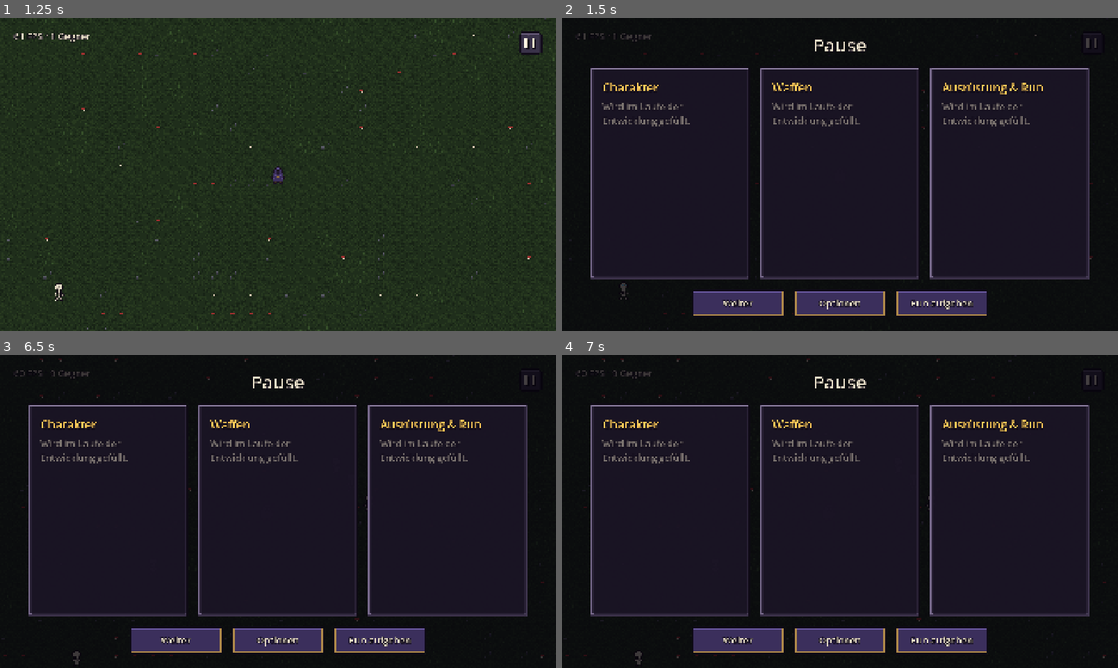
Above: before the commit, frames 1-4 (two rows, left to right).
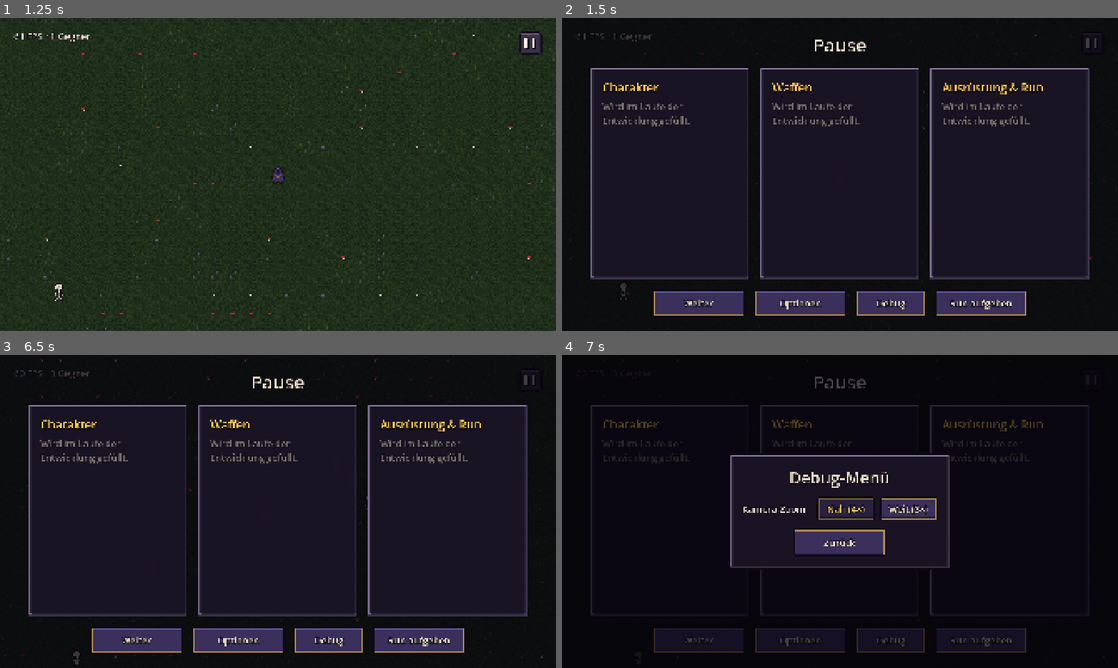
Above: after the commit, the same moments.

Repository: Slydee23/android-bullet-heaven
Game: Godot game, scene res://ui/main_menu.tscn
The game is run twice, just before and just after one commit, with the same random seed, the same clock (stepped at 60 frames per second) and the same inputs.
Inputs (mouse positions are in pixels of both pictures, inside the frame that each line leads up to):
- Up to frame 1 (1.25 s): click "Run starten" at 0.5 s
- Up to frame 2 (1.5 s): click (1090, 43) at 1.25 s
- Up to frame 3 (6.5 s): click "Weiter" at 2 s; move the mouse to (400, 495) at 2.77 s; hold D 2.78-3.5 s; click (400, 495) at 2.92 s; drag from (166, 527) to (250, 574) at 3.52 s; move the mouse to (333, 442) at 4.27 s; hold D 4.28-5 s; drag from (250, 574) to (111, 464) at 5.02 s; move the mouse to (444, 558) at 5.77 s; hold A from 5.78 s (still down); tap Escape (ui_cancel) at 6.4 s
- Up to frame 4 (7 s): release A at 6.5 s; click (890, 639) at 6.5 s, where only the run after the commit has a clickable "Debug"

Frame 1 is identical in both runs. In frame 2, 2.6% of the frame differs, in the area x 16-84%, y 87-96%; in frame 3, 2.6%; in frame 4, 12%, in the area x 0-98%, y 1-99%.

Commit message:
M3a+: debug menu with camera zoom comparison
Co-Authored-By: Claude Opus 5.5 <noreply@anthropic.com>

Diff:
--- a/localization/translations.csv
+++ b/localization/translations.csv
@@ -21,3 +21,8 @@
 PAUSE_ABANDON,Run aufgeben
 PAUSE_ABANDON_CONFIRM,Wirklich aufgeben?
 DEBUG_FPS,%d FPS · %d Gegner
+PAUSE_DEBUG,Debug
+DEBUG_TITLE,Debug-Menü
+DEBUG_CAMERA_ZOOM,Kamera-Zoom
+DEBUG_ZOOM_NEAR,Nah (4×)
+DEBUG_ZOOM_FAR,Weit (3×)
--- /dev/null
+++ b/scripts/debug_menu.gd
@@ -0,0 +1,38 @@
+extends Control
+## Debug-Menü: nur in Test-Builds (aus Godot gestartet) erreichbar. Testwerte zum Ausprobieren, wächst mit dem Spiel.
+
+signal closed
+
+const PixelUI := preload("res://scripts/pixel_ui.gd")
+
+var _closing := false
+
+@onready var zoom_near_button: Button = %ZoomNearButton
+@onready var zoom_far_button: Button = %ZoomFarButton
+@onready var back_button: Button = %BackButton
+
+
+func _ready() -> void:
+	theme = PixelUI.make_theme()
+
+	zoom_near_button.button_pressed = is_equal_approx(Settings.camera_zoom, Settings.ZOOM_NEAR)
+	zoom_far_button.button_pressed = is_equal_approx(Settings.camera_zoom, Settings.ZOOM_FAR)
+
+	zoom_near_button.pressed.connect(Settings.set_camera_zoom.bind(Settings.ZOOM_NEAR))
+	zoom_far_button.pressed.connect(Settings.set_camera_zoom.bind(Settings.ZOOM_FAR))
+	back_button.pressed.connect(close)
+
+
+func close() -> void:
+	if _closing:
+		return
+	_closing = true
+	closed.emit()
+	queue_free()
+
+
+func _unhandled_input(event: InputEvent) -> void:
+	# Esc am PC bzw. Zurück-Geste am Handy (siehe BackGesture)
+	if event.is_action_pressed("ui_cancel"):
+		get_viewport().set_input_as_handled()
+		close()
--- a/scripts/pause_menu.gd
+++ b/scripts/pause_menu.gd
@@ -5,6 +5,7 @@
 
 const PixelUI := preload("res://scripts/pixel_ui.gd")
 const OPTIONS_MENU := preload("res://ui/options_menu.tscn")
+const DEBUG_MENU := preload("res://ui/debug_menu.tscn")
 const MAIN_MENU := "res://ui/main_menu.tscn"
 
 ## Zweites Antippen von „Run aufgeben“ bestätigt (schützt vor versehentlichem Aufgeben)
@@ -12,6 +13,7 @@
 
 @onready var resume_button: Button = %ResumeButton
 @onready var options_button: Button = %OptionsButton
+@onready var debug_button: Button = %DebugButton
 @onready var abandon_button: Button = %AbandonButton
 
 
@@ -21,6 +23,9 @@
 	resume_button.pressed.connect(close)
 	options_button.pressed.connect(_on_options_pressed)
 	abandon_button.pressed.connect(_on_abandon_pressed)
+	# Debug-Menü nur in Test-Builds, nicht in einer späteren Veröffentlichung
+	debug_button.visible = OS.is_debug_build()
+	debug_button.pressed.connect(func() -> void: add_child(DEBUG_MENU.instantiate()))
 
 
 func close() -> void:
--- a/scripts/run.gd
+++ b/scripts/run.gd
@@ -50,6 +50,8 @@
 	camera.limit_top = 0
 	camera.limit_right = int(arena.size.x)
 	camera.limit_bottom = int(arena.size.y)
+	_apply_zoom()
+	Settings.changed.connect(_apply_zoom)
 	camera.call_deferred("reset_smoothing")
 
 	pause_button.pressed.connect(open_pause_menu)
@@ -83,6 +85,11 @@
 	_pause_menu = PAUSE_MENU.instantiate()
 	_pause_menu.tree_exited.connect(func() -> void: _pause_menu = null)
 	hud.add_child(_pause_menu)
+
+
+## Zoom-Testwert aus dem Debug-Menü übernehmen (Spawn-Abstand passt sich über das sichtbare Rechteck von selbst an)
+func _apply_zoom() -> void:
+	camera.zoom = Vector2.ONE * Settings.camera_zoom
 
 
 func _build_ground() -> void:
--- a/scripts/settings.gd
+++ b/scripts/settings.gd
@@ -11,11 +11,16 @@
 ## Erhöhen, wenn sich das Dateiformat ändert (alte Dateien lassen sich dann umwandeln)
 const FILE_VERSION := 1
 const MIN_JOYSTICK_OPACITY := 0.2
+## Kamera-Zoom-Stufen zum Vergleichen (Debug-Menü): Nah zeigt weniger, Weit mehr Spielwelt
+const ZOOM_NEAR := 4.0
+const ZOOM_FAR := 3.0
 
 var joystick_mode := JoystickMode.FLOATING
 var joystick_side := JoystickSide.BOTH
 ## Deckkraft des Joysticks, 0.2..1.0
 var joystick_opacity := 1.0
+## Nur Testwert (Debug-Menü), bis der Zoom entschieden ist
+var camera_zoom := ZOOM_NEAR
 
 
 func _ready() -> void:
@@ -37,6 +42,9 @@
 		joystick_side = JoystickSide.LEFT
 	var opacity: float = config.get_value("controls", "joystick_opacity", joystick_opacity)
 	joystick_opacity = clampf(opacity, MIN_JOYSTICK_OPACITY, 1.0)
+	var zoom: float = config.get_value("debug", "camera_zoom", camera_zoom)
+	if is_equal_approx(zoom, ZOOM_NEAR) or is_equal_approx(zoom, ZOOM_FAR):
+		camera_zoom = zoom
 
 
 func save_settings() -> void:
@@ -45,6 +53,7 @@
 	config.set_value("controls", "joystick_mode", joystick_mode)
 	config.set_value("controls", "joystick_side", joystick_side)
 	config.set_value("controls", "joystick_opacity", joystick_opacity)
+	config.set_value("debug", "camera_zoom", camera_zoom)
 	# Sicher schreiben: erst temporäre Datei, dann ersetzen
 	var temp_path := PATH + ".tmp"
 	if config.save(temp_path) == OK:
@@ -67,6 +76,11 @@
 	_apply(persist)
 
 
+func set_camera_zoom(zoom: float) -> void:
+	camera_zoom = zoom
+	_apply()
+
+
 func _apply(persist := true) -> void:
 	if persist:
 		save_settings()
--- /dev/null
+++ b/ui/debug_menu.tscn
@@ -0,0 +1,82 @@
+[gd_scene format=3]
+
+[ext_resource type="Script" path="res://scripts/debug_menu.gd" id="1_script"]
+
+[sub_resource type="ButtonGroup" id="ButtonGroup_zoom"]
+
+[node name="DebugMenu" type="Control"]
+process_mode = 3
+layout_mode = 3
+anchors_preset = 15
+anchor_right = 1.0
+anchor_bottom = 1.0
+grow_horizontal = 2
+grow_vertical = 2
+script = ExtResource("1_script")
+
+[node name="Backdrop" type="ColorRect" parent="."]
+layout_mode = 1
+anchors_preset = 15
+anchor_right = 1.0
+anchor_bottom = 1.0
+grow_horizontal = 2
+grow_vertical = 2
+color = Color(0.02, 0.01, 0.04, 0.7)
+
+[node name="Center" type="CenterContainer" parent="."]
+layout_mode = 1
+anchors_preset = 15
+anchor_right = 1.0
+anchor_bottom = 1.0
+grow_horizontal = 2
+grow_vertical = 2
+
+[node name="Panel" type="PanelContainer" parent="Center"]
+layout_mode = 2
+
+[node name="Content" type="VBoxContainer" parent="Center/Panel"]
+layout_mode = 2
+theme_override_constants/separation = 28
+
+[node name="Title" type="Label" parent="Center/Panel/Content"]
+layout_mode = 2
+theme_override_font_sizes/font_size = 56
+text = "DEBUG_TITLE"
+horizontal_alignment = 1
+
+[node name="Grid" type="GridContainer" parent="Center/Panel/Content"]
+layout_mode = 2
+theme_override_constants/h_separation = 40
+theme_override_constants/v_separation = 20
+columns = 2
+
+[node name="ZoomLabel" type="Label" parent="Center/Panel/Content/Grid"]
+layout_mode = 2
+text = "DEBUG_CAMERA_ZOOM"
+
+[node name="ZoomButtons" type="HBoxContainer" parent="Center/Panel/Content/Grid"]
+layout_mode = 2
+theme_override_constants/separation = 16
+
+[node name="ZoomNearButton" type="Button" parent="Center/Panel/Content/Grid/ZoomButtons"]
+unique_name_in_owner = true
+custom_minimum_size = Vector2(200, 0)
+layout_mode = 2
+toggle_mode = true
+button_group = SubResource("ButtonGroup_zoom")
+text = "DEBUG_ZOOM_NEAR"
+
+[node name="ZoomFarButton" type="Button" parent="Center/Panel/Content/Grid/ZoomButtons"]
+unique_name_in_owner = true
+custom_minimum_size = Vector2(200, 0)
+layout_mode = 2
+toggle_mode = true
+button_group = SubResource("ButtonGroup_zoom")
+text = "DEBUG_ZOOM_FAR"
+
+[node name="BackButton" type="Button" parent="Center/Panel/Content"]
+unique_name_in_owner = true
+custom_minimum_size = Vector2(320, 96)
+layout_mode = 2
+size_flags_horizontal = 4
+text = "BUTTON_BACK"
--- a/ui/pause_menu.tscn
+++ b/ui/pause_menu.tscn
@@ -125,6 +125,12 @@
 layout_mode = 2
 text = "MENU_OPTIONS"
 
+[node name="DebugButton" type="Button" parent="Margin/Layout/Buttons"]
+unique_name_in_owner = true
+custom_minimum_size = Vector2(240, 96)
+layout_mode = 2
+text = "PAUSE_DEBUG"
+
 [node name="AbandonButton" type="Button" parent="Margin/Layout/Buttons"]
 unique_name_in_owner = true
 custom_minimum_size = Vector2(320, 96)
Binary file changed: localization/translations.de.translation
Not shown, added: scripts/debug_menu.gd.uid
Not shown, changed: PLAN.md
